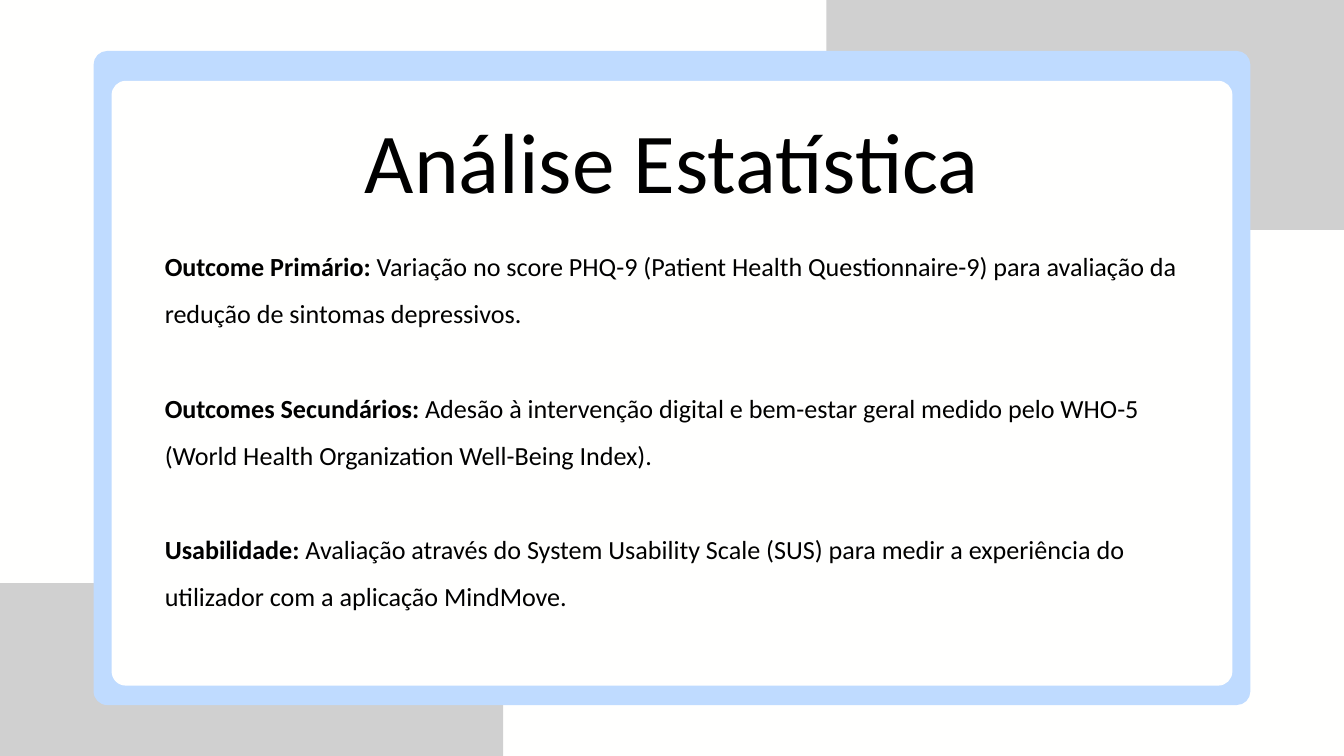
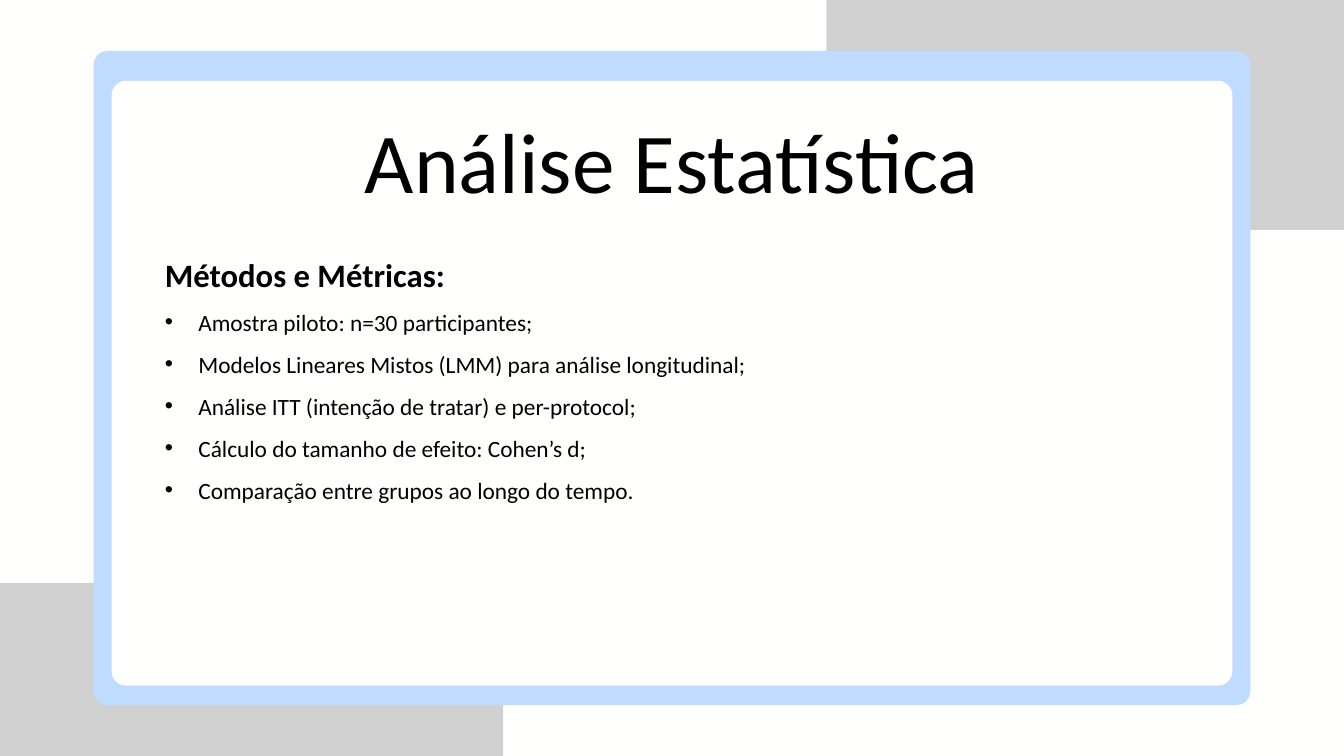
Before and after one commit to sofiawxys/Projeto_FerramentasProdutividade_G_2_E3, a slide deck: slide 9 of MindMove.pptx. Drawn at 1344x756 pixels with LibreOffice and Linux fonts; fonts in the diff are those of the drawing; grey boxes stand for pictures. Boxes give left, top, right and bottom in pixels: in the first picture for what was removed or moved away, otherwise in the second. Text is boxed around its words. In the diff, an @@ line names an element or a change of style, - is before the commit and + after.

```diff
--- a/MindMove.pptx
+++ b/MindMove.pptx
@@ text at (165, 264, 745, 503): text changed; size 28 to 25 pt @@
-Outcome Primário: Variação no score PHQ-9 (Patient Health Questionnaire-9) para avaliação da redução de sintomas depressivos.
-Outcomes Secundários: Adesão à intervenção digital e bem-estar geral medido pelo WHO-5 (World Health Organization Well-Being Index).
-Usabilidade: Avaliação através do System Usability Scale (SUS) para medir a experiência do utilizador com a aplicação MindMove.
+Métodos e Métricas:
+• Amostra piloto: n=30 participantes;
+• Modelos Lineares Mistos (LMM) para análise longitudinal;
+• Análise ITT (intenção de tratar) e per-protocol;
+• Cálculo do tamanho de efeito: Cohen’s d;
+• Comparação entre grupos ao longo do tempo.
```
Also in this commit, not shown: 8 other slides changed.
